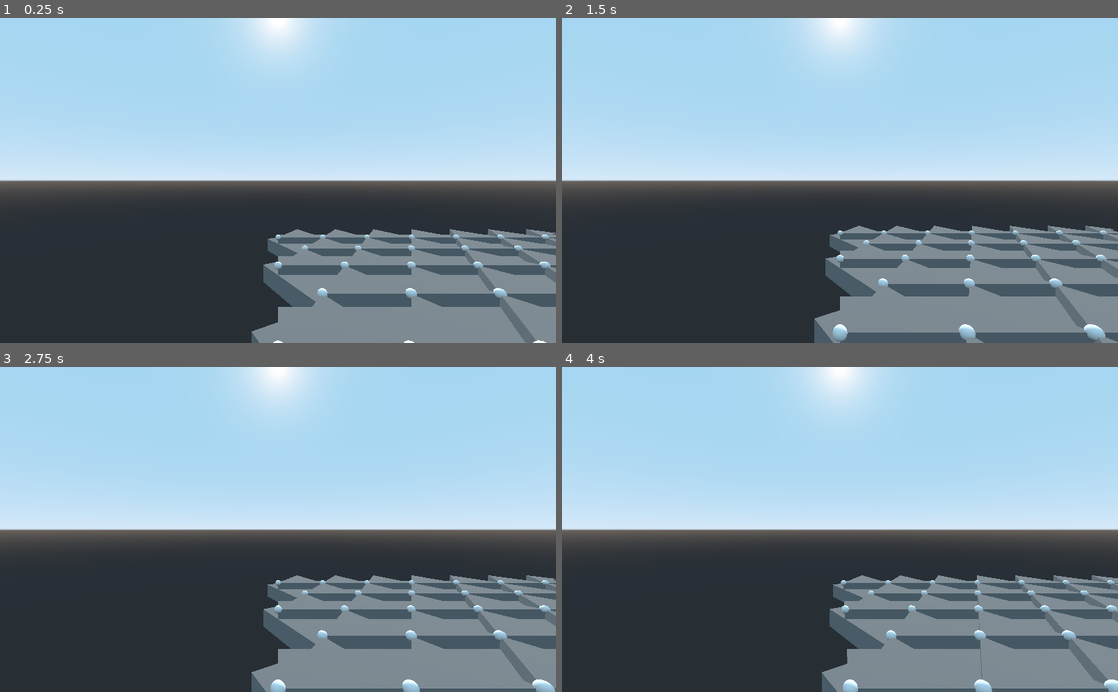
Above: before the commit, frames 1-4 (two rows, left to right).
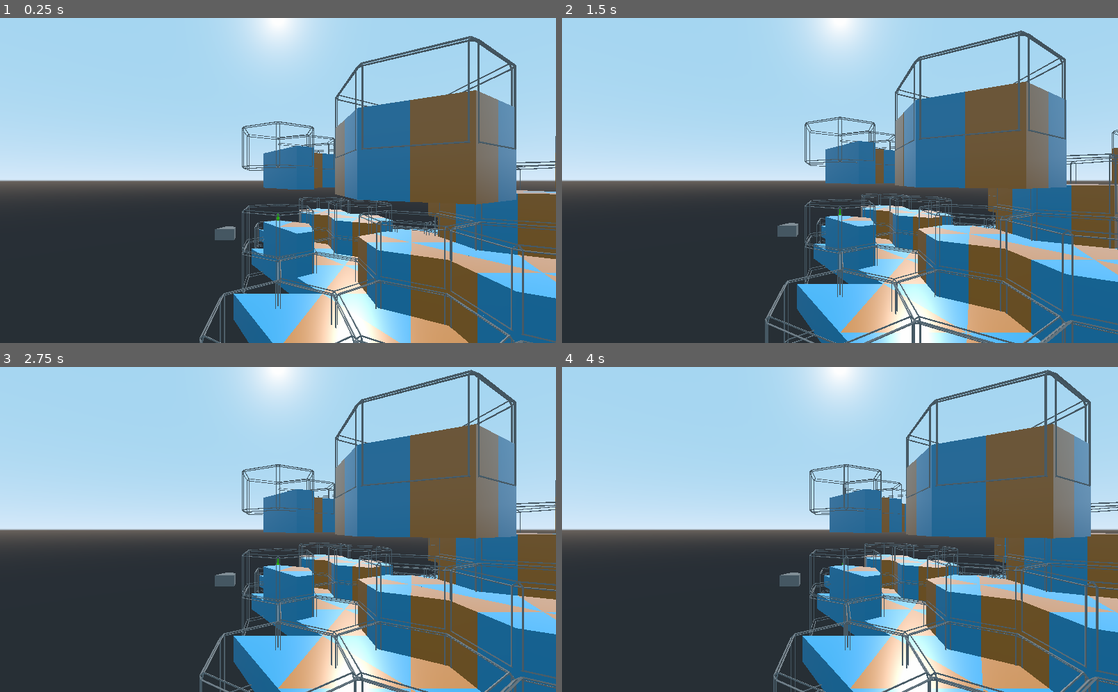
Above: after the commit, the same moments.

Repository: snut/becoming
Game: Godot game, scene res://scenes/map/proc_map.tscn
Two runs of this game, one before a commit and one after it. Both use one fixed random seed, a clock stepped at 60 frames per second and the inputs below.
Inputs (mouse positions are in pixels of both pictures, inside the frame that each line leads up to):
- Up to frame 1 (0.25 s): no input
- Up to frame 2 (1.5 s): tap Enter at 0.5 s; move the mouse to (962, 164) at 0.52 s; tap S (free_camera_backward) at 0.6 s; tap Space at 1.25 s; move the mouse to (728, 196) at 1.27 s; tap Q (free_camera_down) at 1.35 s
- Up to frame 3 (2.75 s): tap Enter at 2 s; move the mouse to (333, 458) at 2.02 s; tap W (free_camera_forward) at 2.1 s
- Up to frame 4 (4 s): tap Space at 2.75 s; move the mouse to (812, 594) at 2.77 s; tap A (free_camera_left) at 2.85 s; tap Enter at 3.5 s; move the mouse to (1006, 578) at 3.52 s; hold Right mouse button (free_camera_look) from 3.53 s (still down)

The runs differ from the first frame. In frame 1, 36% of the frame differs, in the area x 35-100%, y 5-100%; in frame 2, 36%; in frame 3, 37%, in the area x 35-100%, y 0-100%; in frame 4, 36%.

Commit message:
Fixes, debug stuff

Diff:
--- a/global/hex.gd
+++ b/global/hex.gd
@@ -36,25 +36,25 @@
 	a.vertex_b_x = x + 1
 	a.vertex_b_z = z
 	a.vertex_c_x = x + odd
-	a.vertex_c_z = z + 1
+	a.vertex_c_z = z - 1
 
 	var b = Tile.new()
 	b.translation = hc - Vector3(0.0, 0.0, 1.0)
 	b.hex_center = hc
-	b.translation.y -= 0.25
+	#b.translation.y -= 0.25
 	b.rotation.y = PI
 	b.tile_y = y
 	b.vertex_a_x = x + odd
-	b.vertex_a_z = z + 1
+	b.vertex_a_z = z - 1
 	b.vertex_b_x = x + odd - 1
-	b.vertex_b_z = z + 1
+	b.vertex_b_z = z - 1
 	b.vertex_c_x = x
 	b.vertex_c_z = z
 
 	return [a, b]
 
 # populate a dictionary of tile keys to meshes
-func populate(tile_geo:Dictionary):
+func populate(tile_geo: Dictionary):
 	for a in [0,1]:
 		for b in [0,1]:
 			for c in [0,1]:
--- a/global/tile.gd
+++ b/global/tile.gd
@@ -32,7 +32,6 @@
 
 var tile_mesh : MeshInstance = null
 
-
 func assign_tile_index(solidity_map : Dictionary):
 	tile_index = 0
 	var xs = [vertex_a_x, vertex_b_x, vertex_c_x]
@@ -41,10 +40,10 @@
 	for bit in range(0,6):
 		var x = xs[bit%3]
 		var z = zs[bit%3]
-		var y = tile_y + int(bit/3)
+		var y = tile_y + bit/3
 		#print_debug("assign_tile_index", x, z, y)
 		var dflt = 0
-		#if y == 0: dflt = 1
+		if y == 0: dflt = 1
 		var b = solidity_map.get(Vector3(x,y,z), dflt)
 		assert(b == 1 || b == 0)
 		tile_index |= b << bit
@@ -69,14 +68,18 @@
 		return
 	var m = MeshInstance.new()
 	m.mesh = g
+	if rotation.y == 0:
+		m.material_override = load("res://materials/tile_default.tres")
+	else:
+		m.material_override = load("res://materials/tile_alt.tres")
 	tile_mesh = m
 	add_child(m)
 
-	var dbg = MeshInstance.new()
-	dbg.mesh = SphereMesh.new()
-	dbg.scale = Vector3(0.1, 0.1, 0.1)
-	dbg.translation = transform.xform_inv(hex_center)
-	add_child(dbg)
+	#var dbg = MeshInstance.new()
+	#dbg.mesh = SphereMesh.new()
+	#dbg.scale = Vector3(0.1, 0.1, 0.1)
+	#dbg.translation = transform.xform_inv(hex_center)
+	#add_child(dbg)
 
 func _ready():
 	pass
--- /dev/null
+++ b/materials/tile_alt.tres
@@ -0,0 +1,5 @@
+[gd_resource type="SpatialMaterial" format=2]
+
+[resource]
+albedo_color = Color( 0.180392, 0.623529, 0.815686, 1 )
+roughness = 0.3
--- /dev/null
+++ b/materials/tile_default.tres
@@ -0,0 +1,5 @@
+[gd_resource type="SpatialMaterial" format=2]
+
+[resource]
+albedo_color = Color( 0.815686, 0.494118, 0.180392, 1 )
+roughness = 0.3
--- a/scenes/map/proc_map.gd
+++ b/scenes/map/proc_map.gd
@@ -1,14 +1,16 @@
 extends Spatial
 
-export var size_x : int = 7
+export var size_x : int = 10
 export var size_y : int = 4
-export var size_z : int = 7
+export var size_z : int = 6
 
 var tiles = []
 var solidity = {}
 var tile_geo = {}
+var debug_tiles = []
 
 func _ready():
+
 	Hex.populate(tile_geo)
 	for x in range(0, size_x):
 		for y in range(0, size_y):
@@ -16,17 +18,20 @@
 				var solid = 0
 				if y == 0:
 					solid = 1
-				#elif randf() < 0.1:
-				#	solid = 1
+				elif randf() < 0.1:
+					solid = 1
 				var v = Vector3(x,y,z)
 				solidity[v] = solid
 				var tls = Hex.hex_to_tiles(x,y,z)
 				for tl in tls:
 					tiles.append(tl)
 					add_child(tl)
+				if solid > 0:
+					var dbg_hex = MeshInstance.new()
+					dbg_hex.mesh = load("res://geo/debug/hex_1m.obj")
+					dbg_hex.translation = Hex.hex_center(x,y,z)
+					debug_tiles.append(dbg_hex)
+					add_child(dbg_hex)
 	for tl in tiles:
 		tl.assign_tile_index(solidity)
 		tl.instantiate_geo(tile_geo)
-
-
-	pass
--- a/scenes/map/proc_map.tscn
+++ b/scenes/map/proc_map.tscn
@@ -1,7 +1,13 @@
-[gd_scene load_steps=3 format=2]
+[gd_scene load_steps=7 format=2]
 
 [ext_resource path="res://scenes/map/proc_map.gd" type="Script" id=1]
 [ext_resource path="res://scenes/debug/free_camera.tscn" type="PackedScene" id=2]
+[ext_resource path="res://textures/common/mini_palette.png" type="Texture" id=3]
+[ext_resource path="res://geo/debug/axes.obj" type="ArrayMesh" id=4]
+[ext_resource path="res://geo/tiles/tile_100_000.obj" type="ArrayMesh" id=5]
+
+[sub_resource type="SpatialMaterial" id=1]
+albedo_texture = ExtResource( 3 )
 
 [node name="ProcMapRoot" type="Spatial"]
 script = ExtResource( 1 )
@@ -11,3 +17,14 @@
 
 [node name="FreeCameraRoot" parent="." instance=ExtResource( 2 )]
 transform = Transform( 1, 0, 0, 0, 1, 0, 0, 0, 1, 0, 2.21007, 9.02963 )
+
+[node name="MeshInstance" type="MeshInstance" parent="."]
+transform = Transform( 0.999915, 0.0130198, -5.69113e-10, 0, -4.37114e-08, -1, -0.0130198, 0.999915, -4.37077e-08, 0, 0, 0 )
+material_override = SubResource( 1 )
+mesh = ExtResource( 4 )
+material/0 = null
+
+[node name="MeshInstance2" type="MeshInstance" parent="."]
+transform = Transform( 1, 0, 0, 0, 1, 0, 0, 0, 1, -2, 0, -2 )
+mesh = ExtResource( 5 )
+material/0 = null
--- a/scenes/map/zoo.gd
+++ b/scenes/map/zoo.gd
@@ -8,6 +8,24 @@
 var tiles := {}
 
 
+# populate a dictionary of tile keys to meshes
+# duplicate of function in hex.gd because tool things maybe?
+func populate(tile_geo: Dictionary):
+	for a in [0,1]:
+		for b in [0,1]:
+			for c in [0,1]:
+				var abc = "%d%d%d" % [a,b,c]
+				for d in [0,1]:
+					for e in [0,1]:
+						for f in [0,1]:
+							var def = "%d%d%d" % [d,e,f]
+							var file = "res://geo/tiles/tile_%s_%s.obj" % [abc, def]
+							var key = a*1+b*2+c*4+d*8+e*16+f*32
+							if key == 0 || key == 63:
+								continue
+							var geo = load(file)
+							if geo:
+								tile_geo[key] = geo
 
 
 func binary_string(val: int):
@@ -27,10 +45,10 @@
 		g.queue_free()
 	tiles.empty()
 
-	Hex.populate(tiles)
+	populate(tiles)
 	for k in tiles:
 		var g = tiles[k]
-		var pos = Vector3(float(k) * 1.5, 0, 0)
+		var pos = Vector3(float(k%8) * 2.0, 0, float(k/8)*2.0)
 		var m := MeshInstance.new()
 		m.name = "test_%s" % binary_string(k)
 		m.mesh = g
--- a/scenes/map/zoo.tscn
+++ b/scenes/map/zoo.tscn
@@ -996,3 +996,313 @@
 transform = Transform( 1, 0, 0, 0, 1, 0, 0, 0, 1, 46.5, 0, 0 )
 mesh = ExtResource( 6 )
 material/0 = null
+
+[node name="test_000_001" type="MeshInstance" parent="."]
+transform = Transform( 1, 0, 0, 0, 1, 0, 0, 0, 1, 0, 0, 8 )
+mesh = ExtResource( 35 )
+material/0 = null
+
+[node name="test_000_010" type="MeshInstance" parent="."]
+transform = Transform( 1, 0, 0, 0, 1, 0, 0, 0, 1, 0, 0, 4 )
+mesh = ExtResource( 31 )
+material/0 = null
+
+[node name="test_000_011" type="MeshInstance" parent="."]
+transform = Transform( 1, 0, 0, 0, 1, 0, 0, 0, 1, 0, 0, 12 )
+mesh = ExtResource( 58 )
+material/0 = null
+
+[node name="test_000_100" type="MeshInstance" parent="."]
+transform = Transform( 1, 0, 0, 0, 1, 0, 0, 0, 1, 0, 0, 2 )
+mesh = ExtResource( 46 )
+material/0 = null
+
+[node name="test_000_101" type="MeshInstance" parent="."]
+transform = Transform( 1, 0, 0, 0, 1, 0, 0, 0, 1, 0, 0, 10 )
+mesh = ExtResource( 48 )
+material/0 = null
+
+[node name="test_000_110" type="MeshInstance" parent="."]
+transform = Transform( 1, 0, 0, 0, 1, 0, 0, 0, 1, 0, 0, 6 )
+mesh = ExtResource( 38 )
+material/0 = null
+
+[node name="test_000_111" type="MeshInstance" parent="."]
+transform = Transform( 1, 0, 0, 0, 1, 0, 0, 0, 1, 0, 0, 14 )
+mesh = ExtResource( 49 )
+material/0 = null
+
+[node name="test_001_000" type="MeshInstance" parent="."]
+transform = Transform( 1, 0, 0, 0, 1, 0, 0, 0, 1, 8, 0, 0 )
+mesh = ExtResource( 33 )
+material/0 = null
+
+[node name="test_001_001" type="MeshInstance" parent="."]
+transform = Transform( 1, 0, 0, 0, 1, 0, 0, 0, 1, 8, 0, 8 )
+mesh = ExtResource( 63 )
+material/0 = null
+
+[node name="test_001_010" type="MeshInstance" parent="."]
+transform = Transform( 1, 0, 0, 0, 1, 0, 0, 0, 1, 8, 0, 4 )
+mesh = ExtResource( 39 )
+material/0 = null
+
+[node name="test_001_011" type="MeshInstance" parent="."]
+transform = Transform( 1, 0, 0, 0, 1, 0, 0, 0, 1, 8, 0, 12 )
+mesh = ExtResource( 44 )
+material/0 = null
+
+[node name="test_001_100" type="MeshInstance" parent="."]
+transform = Transform( 1, 0, 0, 0, 1, 0, 0, 0, 1, 8, 0, 2 )
+mesh = ExtResource( 40 )
+material/0 = null
+
+[node name="test_001_101" type="MeshInstance" parent="."]
+transform = Transform( 1, 0, 0, 0, 1, 0, 0, 0, 1, 8, 0, 10 )
+mesh = ExtResource( 41 )
+material/0 = null
+
+[node name="test_001_110" type="MeshInstance" parent="."]
+transform = Transform( 1, 0, 0, 0, 1, 0, 0, 0, 1, 8, 0, 6 )
+mesh = ExtResource( 43 )
+material/0 = null
+
+[node name="test_001_111" type="MeshInstance" parent="."]
+transform = Transform( 1, 0, 0, 0, 1, 0, 0, 0, 1, 8, 0, 14 )
+mesh = ExtResource( 55 )
+material/0 = null
+
+[node name="test_010_000" type="MeshInstance" parent="."]
+transform = Transform( 1, 0, 0, 0, 1, 0, 0, 0, 1, 4, 0, 0 )
+mesh = ExtResource( 42 )
+material/0 = null
+
+[node name="test_010_001" type="MeshInstance" parent="."]
+transform = Transform( 1, 0, 0, 0, 1, 0, 0, 0, 1, 4, 0, 8 )
+mesh = ExtResource( 32 )
+material/0 = null
+
+[node name="test_010_010" type="MeshInstance" parent="."]
+transform = Transform( 1, 0, 0, 0, 1, 0, 0, 0, 1, 4, 0, 4 )
+mesh = ExtResource( 45 )
+material/0 = null
+
+[node name="test_010_011" type="MeshInstance" parent="."]
+transform = Transform( 1, 0, 0, 0, 1, 0, 0, 0, 1, 4, 0, 12 )
+mesh = ExtResource( 59 )
+material/0 = null
+
+[node name="test_010_100" type="MeshInstance" parent="."]
+transform = Transform( 1, 0, 0, 0, 1, 0, 0, 0, 1, 4, 0, 2 )
+mesh = ExtResource( 51 )
+material/0 = null
+
+[node name="test_010_101" type="MeshInstance" parent="."]
+transform = Transform( 1, 0, 0, 0, 1, 0, 0, 0, 1, 4, 0, 10 )
+mesh = ExtResource( 47 )
+material/0 = null
+
+[node name="test_010_110" type="MeshInstance" parent="."]
+transform = Transform( 1, 0, 0, 0, 1, 0, 0, 0, 1, 4, 0, 6 )
+mesh = ExtResource( 50 )
+material/0 = null
+
+[node name="test_010_111" type="MeshInstance" parent="."]
+transform = Transform( 1, 0, 0, 0, 1, 0, 0, 0, 1, 4, 0, 14 )
+mesh = ExtResource( 52 )
+material/0 = null
+
+[node name="test_011_000" type="MeshInstance" parent="."]
+transform = Transform( 1, 0, 0, 0, 1, 0, 0, 0, 1, 12, 0, 0 )
+mesh = ExtResource( 53 )
+material/0 = null
+
+[node name="test_011_001" type="MeshInstance" parent="."]
+transform = Transform( 1, 0, 0, 0, 1, 0, 0, 0, 1, 12, 0, 8 )
+mesh = ExtResource( 54 )
+material/0 = null
+
+[node name="test_011_010" type="MeshInstance" parent="."]
+transform = Transform( 1, 0, 0, 0, 1, 0, 0, 0, 1, 12, 0, 4 )
+mesh = ExtResource( 56 )
+material/0 = null
+
+[node name="test_011_011" type="MeshInstance" parent="."]
+transform = Transform( 1, 0, 0, 0, 1, 0, 0, 0, 1, 12, 0, 12 )
+mesh = ExtResource( 36 )
+material/0 = null
+
+[node name="test_011_100" type="MeshInstance" parent="."]
+transform = Transform( 1, 0, 0, 0, 1, 0, 0, 0, 1, 12, 0, 2 )
+mesh = ExtResource( 57 )
+material/0 = null
+
+[node name="test_011_101" type="MeshInstance" parent="."]
+transform = Transform( 1, 0, 0, 0, 1, 0, 0, 0, 1, 12, 0, 10 )
+mesh = ExtResource( 60 )
+material/0 = null
+
+[node name="test_011_110" type="MeshInstance" parent="."]
+transform = Transform( 1, 0, 0, 0, 1, 0, 0, 0, 1, 12, 0, 6 )
+mesh = ExtResource( 37 )
+material/0 = null
+
+[node name="test_011_111" type="MeshInstance" parent="."]
+transform = Transform( 1, 0, 0, 0, 1, 0, 0, 0, 1, 12, 0, 14 )
+mesh = ExtResource( 61 )
+material/0 = null
+
+[node name="test_100_000" type="MeshInstance" parent="."]
+transform = Transform( 1, 0, 0, 0, 1, 0, 0, 0, 1, 2, 0, 0 )
+mesh = ExtResource( 62 )
+material/0 = null
+
+[node name="test_100_001" type="MeshInstance" parent="."]
+transform = Transform( 1, 0, 0, 0, 1, 0, 0, 0, 1, 2, 0, 8 )
+mesh = ExtResource( 30 )
+material/0 = null
+
+[node name="test_100_010" type="MeshInstance" parent="."]
+transform = Transform( 1, 0, 0, 0, 1, 0, 0, 0, 1, 2, 0, 4 )
+mesh = ExtResource( 34 )
+material/0 = null
+
+[node name="test_100_011" type="MeshInstance" parent="."]
+transform = Transform( 1, 0, 0, 0, 1, 0, 0, 0, 1, 2, 0, 12 )
+mesh = ExtResource( 26 )
+material/0 = null
+
+[node name="test_100_100" type="MeshInstance" parent="."]
+transform = Transform( 1, 0, 0, 0, 1, 0, 0, 0, 1, 2, 0, 2 )
+mesh = ExtResource( 27 )
+material/0 = null
+
+[node name="test_100_101" type="MeshInstance" parent="."]
+transform = Transform( 1, 0, 0, 0, 1, 0, 0, 0, 1, 2, 0, 10 )
+mesh = ExtResource( 29 )
+material/0 = null
+
+[node name="test_100_110" type="MeshInstance" parent="."]
+transform = Transform( 1, 0, 0, 0, 1, 0, 0, 0, 1, 2, 0, 6 )
+mesh = ExtResource( 28 )
+material/0 = null
+
+[node name="test_100_111" type="MeshInstance" parent="."]
+transform = Transform( 1, 0, 0, 0, 1, 0, 0, 0, 1, 2, 0, 14 )
+mesh = ExtResource( 14 )
+material/0 = null
+
+[node name="test_101_000" type="MeshInstance" parent="."]
+transform = Transform( 1, 0, 0, 0, 1, 0, 0, 0, 1, 10, 0, 0 )
+mesh = ExtResource( 15 )
+material/0 = null
+
+[node name="test_101_001" type="MeshInstance" parent="."]
+transform = Transform( 1, 0, 0, 0, 1, 0, 0, 0, 1, 10, 0, 8 )
+mesh = ExtResource( 16 )
+material/0 = null
+
+[node name="test_101_010" type="MeshInstance" parent="."]
+transform = Transform( 1, 0, 0, 0, 1, 0, 0, 0, 1, 10, 0, 4 )
+mesh = ExtResource( 13 )
+material/0 = null
+
+[node name="test_101_011" type="MeshInstance" parent="."]
+transform = Transform( 1, 0, 0, 0, 1, 0, 0, 0, 1, 10, 0, 12 )
+mesh = ExtResource( 21 )
+material/0 = null
+
+[node name="test_101_100" type="MeshInstance" parent="."]
+transform = Transform( 1, 0, 0, 0, 1, 0, 0, 0, 1, 10, 0, 2 )
+mesh = ExtResource( 19 )
+material/0 = null
+
+[node name="test_101_101" type="MeshInstance" parent="."]
+transform = Transform( 1, 0, 0, 0, 1, 0, 0, 0, 1, 10, 0, 10 )
+mesh = ExtResource( 2 )
+material/0 = null
+
+[node name="test_101_110" type="MeshInstance" parent="."]
+transform = Transform( 1, 0, 0, 0, 1, 0, 0, 0, 1, 10, 0, 6 )
+mesh = ExtResource( 8 )
+material/0 = null
+
+[node name="test_101_111" type="MeshInstance" parent="."]
+transform = Transform( 1, 0, 0, 0, 1, 0, 0, 0, 1, 10, 0, 14 )
+mesh = ExtResource( 23 )
+material/0 = null
+
+[node name="test_110_000" type="MeshInstance" parent="."]
+transform = Transform( 1, 0, 0, 0, 1, 0, 0, 0, 1, 6, 0, 0 )
+mesh = ExtResource( 20 )
+material/0 = null
+
+[node name="test_110_001" type="MeshInstance" parent="."]
+transform = Transform( 1, 0, 0, 0, 1, 0, 0, 0, 1, 6, 0, 8 )
+mesh = ExtResource( 9 )
+material/0 = null
+
+[node name="test_110_010" type="MeshInstance" parent="."]
+transform = Transform( 1, 0, 0, 0, 1, 0, 0, 0, 1, 6, 0, 4 )
+mesh = ExtResource( 10 )
+material/0 = null
+
+[node name="test_110_011" type="MeshInstance" parent="."]
+transform = Transform( 1, 0, 0, 0, 1, 0, 0, 0, 1, 6, 0, 12 )
+mesh = ExtResource( 7 )
+material/0 = null
+
+[node name="test_110_100" type="MeshInstance" parent="."]
+transform = Transform( 1, 0, 0, 0, 1, 0, 0, 0, 1, 6, 0, 2 )
+mesh = ExtResource( 12 )
+material/0 = null
+
+[node name="test_110_101" type="MeshInstance" parent="."]
+transform = Transform( 1, 0, 0, 0, 1, 0, 0, 0, 1, 6, 0, 10 )
+mesh = ExtResource( 17 )
+material/0 = null
+
+[node name="test_110_110" type="MeshInstance" parent="."]
+transform = Transform( 1, 0, 0, 0, 1, 0, 0, 0, 1, 6, 0, 6 )
+mesh = ExtResource( 25 )
+material/0 = null
+
+[node name="test_110_111" type="MeshInstance" parent="."]
+transform = Transform( 1, 0, 0, 0, 1, 0, 0, 0, 1, 6, 0, 14 )
+mesh = ExtResource( 3 )
+material/0 = null
+
+[node name="test_111_000" type="MeshInstance" parent="."]
+transform = Transform( 1, 0, 0, 0, 1, 0, 0, 0, 1, 14, 0, 0 )
+mesh = ExtResource( 22 )
+material/0 = null
+
+[node name="test_111_001" type="MeshInstance" parent="."]
+transform = Transform( 1, 0, 0, 0, 1, 0, 0, 0, 1, 14, 0, 8 )
+mesh = ExtResource( 24 )
+material/0 = null
+
+[node name="test_111_010" type="MeshInstance" parent="."]
+transform = Transform( 1, 0, 0, 0, 1, 0, 0, 0, 1, 14, 0, 4 )
+mesh = ExtResource( 5 )
+material/0 = null
+
+[node name="test_111_011" type="MeshInstance" parent="."]
+transform = Transform( 1, 0, 0, 0, 1, 0, 0, 0, 1, 14, 0, 12 )
+mesh = ExtResource( 18 )
+material/0 = null
+
+[node name="test_111_100" type="MeshInstance" parent="."]
+transform = Transform( 1, 0, 0, 0, 1, 0, 0, 0, 1, 14, 0, 2 )
+mesh = ExtResource( 4 )
+material/0 = null
+
+[node name="test_111_101" type="MeshInstance" parent="."]
+transform = Transform( 1, 0, 0, 0, 1, 0, 0, 0, 1, 14, 0, 10 )
+mesh = ExtResource( 11 )
+material/0 = null
+
+[node name="test_111_110" type="MeshInstance" parent="."]
+transform = Transform( 1, 0, 0, 0, 1, 0, 0, 0, 1, 14, 0, 6 )
+mesh = ExtResource( 6 )
+material/0 = null
Not shown, added: geo/debug/axes.mtl
Not shown, added: geo/debug/axes.obj
Not shown, added: geo/debug/hex_1m.mtl
Not shown, added: geo/debug/hex_1m.obj
Binary file added: textures/common/mini_palette.png
